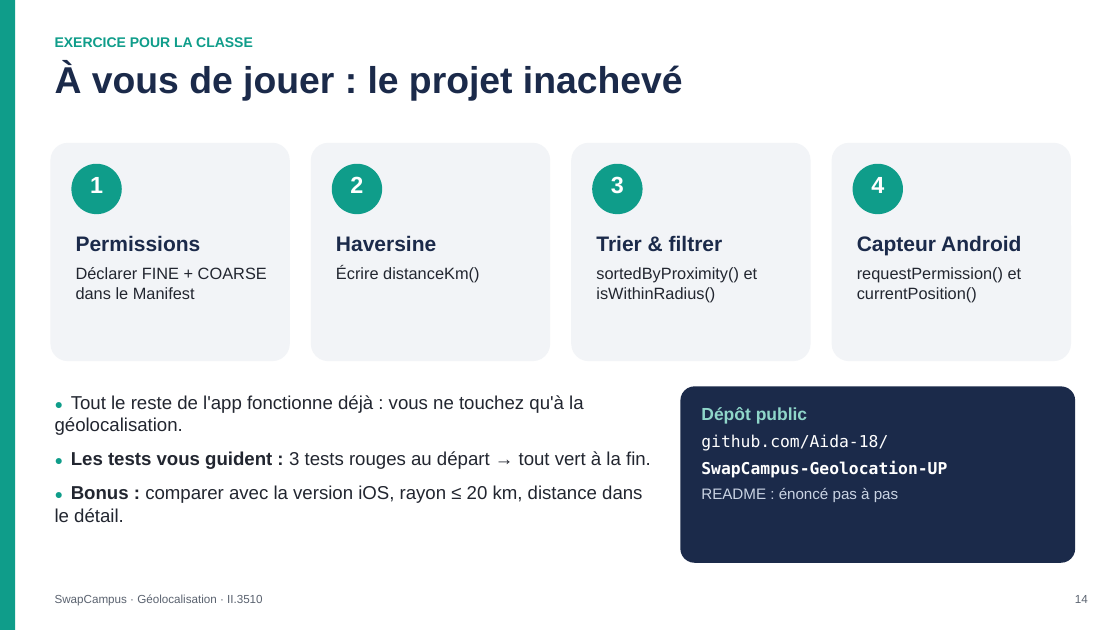
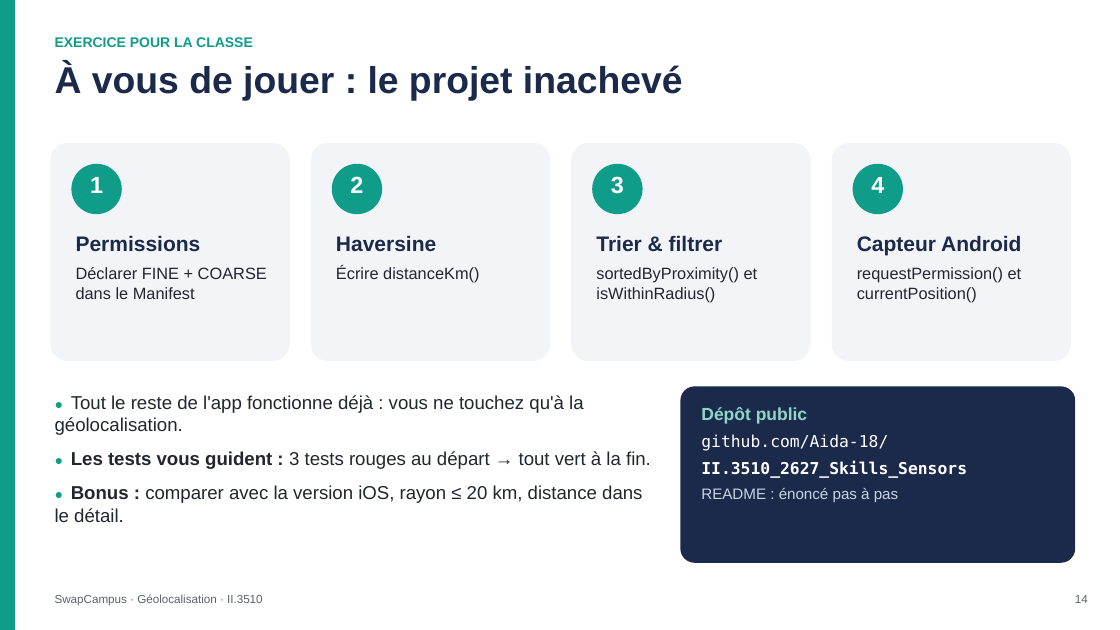
Before and after one commit to Aida-18/II.3510_2627_Skills_Sensors, a slide deck: slide 14 of presentation/Presentation_Geolocalisation_SwapCampus.pptx. Drawn at 1120x630 pixels with LibreOffice and Linux fonts; fonts in the diff are those of the drawing. Boxes give left, top, right and bottom in pixels: in the first picture for what was removed or moved away, otherwise in the second. Text is boxed around its words. In the diff, an @@ line names an element or a change of style, - is before the commit and + after.

```diff
--- a/presentation/Presentation_Geolocalisation_SwapCampus.pptx
+++ b/presentation/Presentation_Geolocalisation_SwapCampus.pptx
@@ text at (x1=701, y1=460, x2=967, y2=478): text changed @@
-SwapCampus-Geolocation-UP
+II.3510_2627_Skills_Sensors
```
Also in this commit, not shown: 1 other slide changed.
